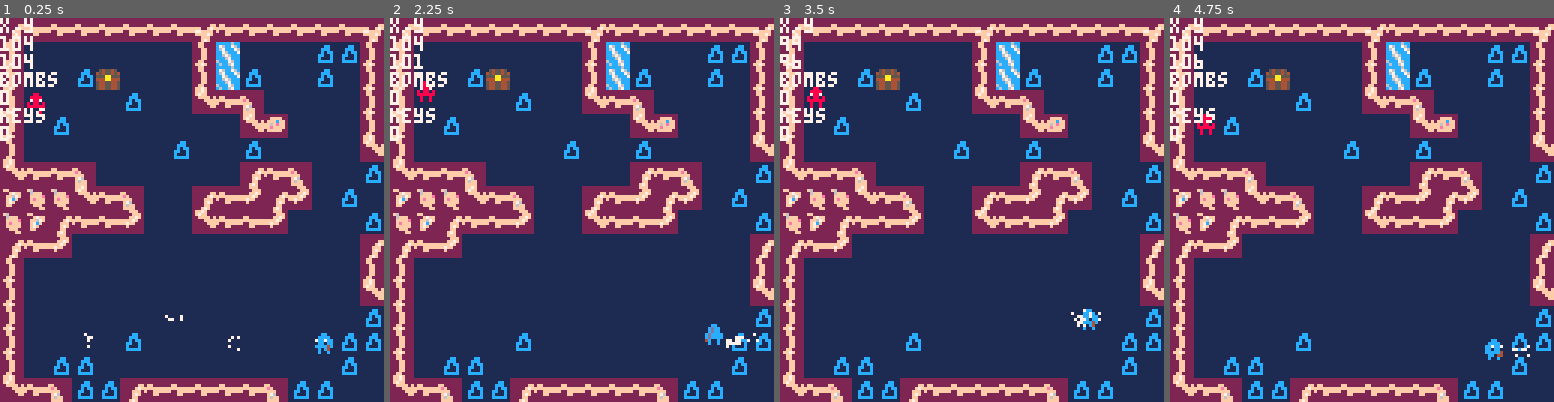
Above: before the commit, frames 1-4 (left to right).
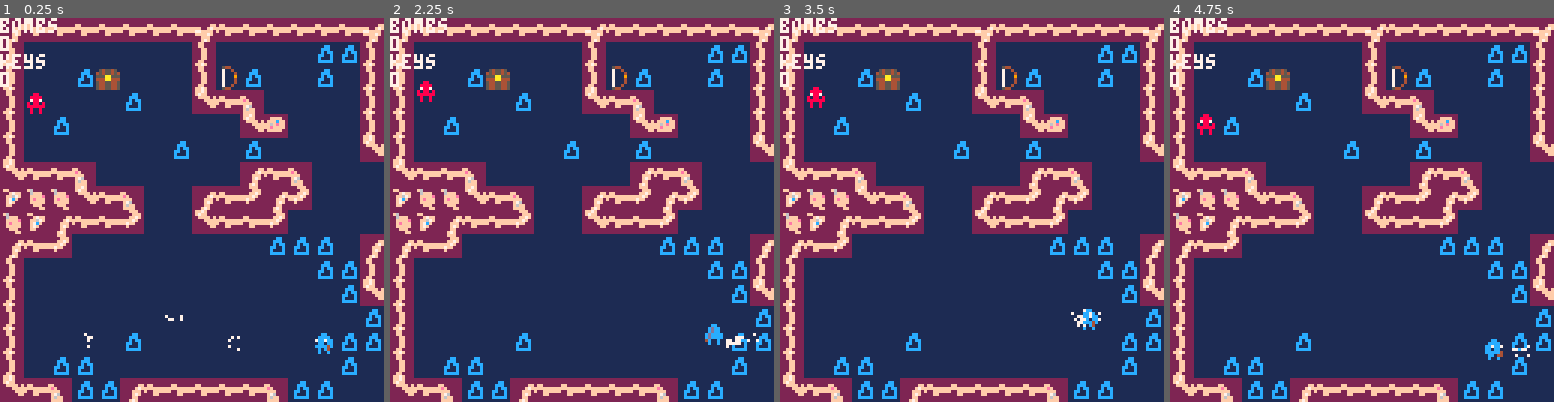
Above: after the commit, the same moments.

Repository: s-france/pico8GameS
Game: PICO-8 cartridge squid.p8
The game is run twice, just before and just after one commit, with the same random seed, the same clock (stepped at 60 frames per second) and the same inputs.
Inputs:
- Up to frame 1 (0.25 s): no input
- Up to frame 2 (2.25 s): tap X (X key) at 0.33, 1.07, 1.85 s; tap O (Z key) at 0.7, 1.7, 2.1 s; hold Right 1.6-2.1 s; hold Up from 2.15 s (still down)
- Up to frame 3 (3.5 s): release Up at 2.42 s; hold Right 2.47-3.03 s; tap O (Z key) at 2.5, 2.9, 3.3 s; tap X (X key) at 2.97 s; hold Left from 3.08 s (still down)
- Up to frame 4 (4.75 s): release Left at 3.58 s; hold Down 3.63-3.97 s; tap O (Z key) at 3.7, 4.1, 4.5 s; hold Right 4.02-4.68 s; tap X (X key) at 4.08 s; hold Up from 4.73 s (still down)

The runs differ from the first frame. In frame 1, 3.0% of the frame differs, in the area x 0-100%, y 0-75%; in frame 2, 3.0%; in frame 3, 2.9%; in frame 4, 3.0%.

Commit message:
Update squid.p8

Diff:
--- a/squid.p8
+++ b/squid.p8
@@ -19,6 +19,7 @@
 	make_player()
 	bombpool = {}
 	explosions = {}
+	arrowpool = {}
 	particlesystems = {}
 	particles = {}
 	npc1 = make_npc(1,0,70,35,1,1)
@@ -71,9 +72,6 @@
 	print("y: ")
 	print(player.mapposy)
 	--]]
-	print("x,y")
-	print(player.x)
-	print(player.y)
 	print("bombs")
 	print(player.bombs)
 	print("keys")
@@ -111,6 +109,8 @@
  player.keys = 0
  player.magic = 0
  player.raft = 0
+ player.bow = 0
+ player.arrows = 0
 
 end
 
@@ -979,6 +979,36 @@
 		sset(22,8,8)
 	end
 end
+-->8
+--arrows and bow
+// this tab contains code for
+// the arrows utilized in bow
+// combat. if a "combat" tab
+// is formalized later, this
+// code will be moved there.
+function fire_arrow(mapposx,mapposy,xpos,ypos,dx,dy,timer,sprite)
+	local arrow = {}
+	--left
+	if (player.face == 0 or player.face ==3 or player.face ==5) then
+		arrow.x = xpos + mapposx*128 - 8 // world space
+	--right
+ elseif (player.face ==2 or player.face ==4 or player.face ==7) then
+	 arrow.x = xpos + mapposx*128 + 8 // world space
+	else
+		arrow.x = xpos + mapposx*128
+	end
+
+	--up
+ if (player.face ==0 or player.face ==1 or player.face ==2) then
+		arrow.y = ypos + mapposy*128 - 8 // world space
+	--down
+	elseif (player.face ==5 or player.face ==6 or player.face ==7) then
+		arrow.y = ypos + mapposy*128 + 8 // world space
+	else
+		arrow.y = ypos + mapposy*128
+	end
+
+end
 __gfx__
 00000000111111110000000011111111222222222ff7f22222ff2222222fff22222222222222222200000000222222222222222222222222222222222ff7f222
 000000001111cc11000cc00011111111222222222f7ff22222ff22222222fff22222222222222222000880002ff222222f62222222ffff22222222222ffff6f2
@@ -996,14 +1026,14 @@
 2ffff7f20f3333f005111150000000001116c161ccc67cccfff222ff2ffcfff25445544554455445544554455445544554455445454444544566665445444454
 222fff220f5555f00511115000000000611111116ccc76cc6f22222222ffff225445544554455445544554455445544554455445555555555555555555555555
 222f7f2200500500005555000000000016c61161c6cc67cc22222222222222225445544554455445544554455445544554455445454444544544445445444454
-00000000000000000000000000000000000000000000000000000000000400000000000000000000000000000000000000000000000000000000000000000000
-000cc000000cc000000cc000000cc000000cc000000cc000000cc000004440000000000000000000000000000000000000000000000000000000000000000000
-00cccc0000cccc0000ccdc0000cdcc0000ccdc0000cccc0000cccc00000f00007700004000000000000000000000000000000000000000000000000000000000
-0cc7cc7007cc7cc000ccdc7000cdcc0007ccdc00007cc700007cc700000f00000fffff4400000000000000000000000000000000000000000000000000000000
-0cc1cc1001cc1cc00ccdcc100cdcccc001cdccc00c1cc1c00c1cc1c0000f00007700004000000000000000000000000000000000000000000000000000000000
-0ccccc400cccc4c00ccdccc00cdcccc004cdccc00ccccc400ccccc40000f00000000000000000000000000000000000000000000000000000000000000000000
-00cc044000c0c40000c0cc0004c00c0004cc0c0000c00c4000c00440007f70000000000000000000000000000000000000000000000000000000000000000000
-00c00c0000c00c0000c00c0000c00c0000c00c000c00c000000c00c0007070000000000000000000000000000000000000000000000000000000000000000000
+00000000000000000000000000000000000000000000000000000000000040004400000000544000000000040000000000000000000000000000000000000000
+000cc000000cc000000cc000000cc000000cc000000cc000000cc000000444004440000000700400000000000000000000000000000000000000000000000000
+00cccc0000cccc0000ccdc0000cdcc0000ccdc0000cccc0000cccc000000f00004f0000000700040000000000000000000000000000000000000000000000000
+0cc7cc7007cc7cc000ccdc7000cdcc0007ccdc00007cc700007cc7000000f000000f000000700090000000000000000000000000000000000000000000000000
+0cc1cc1001cc1cc00ccdcc100cdcccc001cdccc00c1cc1c00c1cc1c00000f0000000f00000700040000000000000000000000000000000000000000000000000
+0ccccc400cccc4c00ccdccc00cdcccc004cdccc00ccccc400ccccc400000f00000000f7000700040000000000000000000000000000000000000000000000000
+00cc044000c0c40000c0cc0004c00c0004cc0c0000c00c4000c004400007f700000007f700700400000000000000000000000000000000000000000000000000
+00c00c0000c00c0000c00c0000c00c0000c00c000c00c000000c00c0000707000000007000544000000000000000000000000000000000000000000000000000
 00000000000000000000000000000000000000000000000000000000000000000000000000000000000000000000000000000000000000000000000000000000
 00000000000000000000000000000000000000000000000000000000000000000000000000000000000000000000000000000000000000000000000000000000
 00000000000000000000000000000000000000000000000000000000000000000000000000000000000000000000000000000000000000000000000000000000
@@ -1109,21 +1139,21 @@
 50404040404040404040404040404040404040404040404040404040404040404040404040404040404040404040404040404040404040404040404040404040
 40404040404040404040404040404040404040404040404040404040404040404040404040404040404040404040404040404040404040404040404040404070
 __gff__
-0003000001010101010100010101010101000000000001010123252931050101000000000000000000000000000000000000000000000000000000000000000000000000000000000000000000000000000000000000000000000000000000000000000000000000000000000000000000000000000000000000000000000000
+0003000001010101010100010101010101000000000001010123252931050101000000000000000000010000000000000000000000000000000000000000000000000000000000000000000000000000000000000000000000000000000000000000000000000000000000000000000000000000000000000000000000000000
 0000000000000000000000000000000000000000000000000000000000000000000000000000000000000000000000000000000000000000000000000000000000000000000000000000000000000000000000000000000000000000000000000000000000000000000000000000000000000000000000000000000000000000
 __map__
 0804040404040404100404040404041010040404040404040404040404040404040404040404040404040404040404040404040404040404040404040404040404040404040404040404040404040404040404040404040404040404040404040404040404040404040404040404040404040404040404040404040404040409
-0603030303030303061503030301010606030303030303030303030303030303030303030303040403030303030304040404040404030303030303030303030303030303030303030303030303030304040303030303030303030303030303030303030303030303030303030303030303030303030304040403030303030306
-0603030119030303061501030301030606010303030303030303030303030303030303030303030303030303030303030303030303030303030303030303030303030303030303030303030303030303030303030303030303030303030303030303030303030303030303030303030303030303030303030303030303030306
+0603030303030303060303030301010606030303030303030303030303030303030303030303040403030303030304040404040404030303030303030303030303030303030303030303030303030304040303030303030303030303030303030303030303030303030303030303030303030303030304040403030303030306
+0603030119030303062901030301030606010303030303030303030303030303030303030303030303030303030303030303030303030303030303030303030303030303030303030303030303030303030303030303030303030303030303030303030303030303030303030303030303030303030303030303030303030306
 0603030303010303050409030303030606031a03080903030303010101010303030303030303030303030303030303030303030303030303030303030303030303030303030303030303030303030303030303030303030303030303030303030303030303030303030303030303030303030303030303030303030303030306
 06030103030303030303050d0303030606030804070f03030301030303030103030303030303030303030303030303030303030303030303030303030303030303030303030303030303030303030303030303030303030303030303030303030303030303030303030303030303030303030303030303030303030303030306
 0603030303030301030301030303030516040703030303030103030303030301030303030303030303030303030303030303030303030303030303030303030303030303030303030303030303030303030303030303030303030303030303030303030303030303030303030303030303030303030303030303030303030306
-0504040903030303030308040903030103030303030303030103030303030301030303030303030303030303030d03030303030303030303030303030303030303030303030303030303030303030303030303030303030303030303030303030303030303030303030303030303030303030303030303030303030303030306
-0b0c0c0504090303080407080703010303030303030303030103030303030301030303030303030303030303030303030303030303030303030303030303030303030303030303030303030303030303030303030303030303030303030303030303030303030303030303030303030303030303030303030303030303030306
-0c0b080404070303050404070303030103030303030303030103030303030301030303030303030303030303030303030303030303030303030303030303030303030303030303030303030303030303030303030303030303030303030303030303030303030303030303030303030303030303030303030303030303030306
-0804070303030303030303030303030810040d03030303030301030303030103030303030303030303030303030303030303030303030303030303030303030303030303030303030303030303030303030303030303030303030303030303030303030303030303030303030303030303030303030303030303030303030306
-0603030303030303030303030303030606030303030303030303010101010303030303030303030303030303030303030303030303030303030303030303030303030303030303030303030303030303030303030303030303030303030303030303030303030303030303030303030303030303030303030303030303030306
-0603030303030303030303030303030507030303030303030303030303030303030303030303030303030303030303030303030303030303030303030303030303030303030303030303030303030303030303030303030303030303030303030303030303030303030303030303030303030303030303030303030303030306
+0504040903030303030308040903030303030303030303030103030303030301030303030303030303030303030d03030303030303030303030303030303030303030303030303030303030303030303030303030303030303030303030303030303030303030303030303030303030303030303030303030303030303030306
+0b0c0c0504090303080407080703030303030303030303030103030303030301030303030303030303030303030303030303030303030303030303030303030303030303030303030303030303030303030303030303030303030303030303030303030303030303030303030303030303030303030303030303030303030306
+0c0b080404070303050404070303030303030303030303030103030303030301030303030303030303030303030303030303030303030303030303030303030303030303030303030303030303030303030303030303030303030303030303030303030303030303030303030303030303030303030303030303030303030306
+0804070303030303030303010101030810040d03030303030301030303030103030303030303030303030303030303030303030303030303030303030303030303030303030303030303030303030303030303030303030303030303030303030303030303030303030303030303030303030303030303030303030303030306
+0603030303030303030303030301010606030303030303030303010101010303030303030303030303030303030303030303030303030303030303030303030303030303030303030303030303030303030303030303030303030303030303030303030303030303030303030303030303030303030303030303030303030306
+0603030303030303030303030303010507030303030303030303030303030303030303030303030303030303030303030303030303030303030303030303030303030303030303030303030303030303030303030303030303030303030303030303030303030303030303030303030303030303030303030303030303030306
 0603030303030303030303030303030103030303030303030303030303030303030303030303030303030303030303030303030303030303030303030303030303030303030303030303030303030303030303030303030303030303030303030303030303030303030303030303030303030303030303030303030303030306
 0603030303010303030303030303010103030303030303030303030303030303030303030303030303030303030303030303030303030303030303030303030303030303030303030303030303030303030303030303030303030303030303030303030303030303030303030303030303030303030303030303030303030306
 0603010103030303030303030303010303030303030303030303030303030303030303030303030303030303030303030303030303030303030303030303030303030303030303030303030303030303030303030303030303030303030303030303030303030303030303030303030303030303030303030303030303030306
